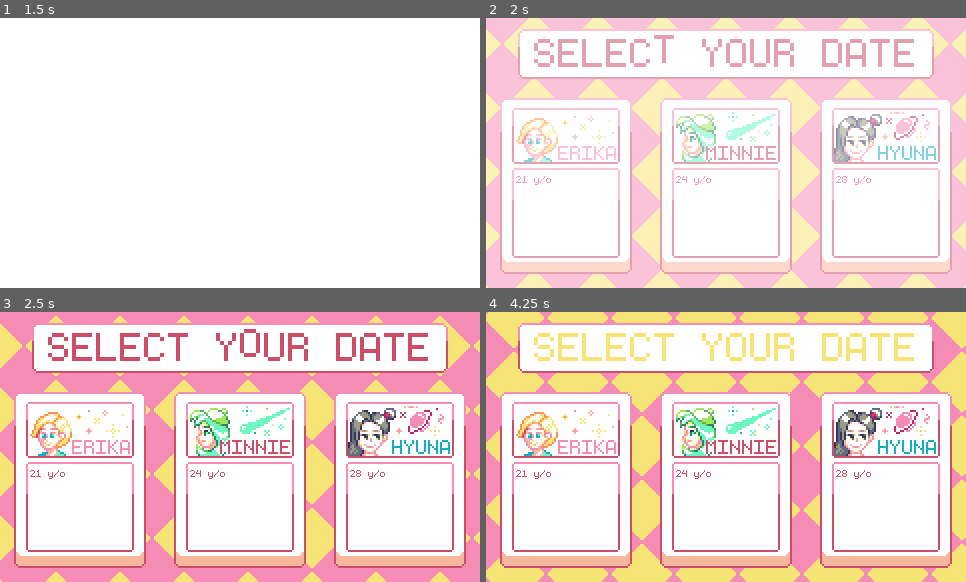
Above: before the commit, frames 1-4 (two rows, left to right).
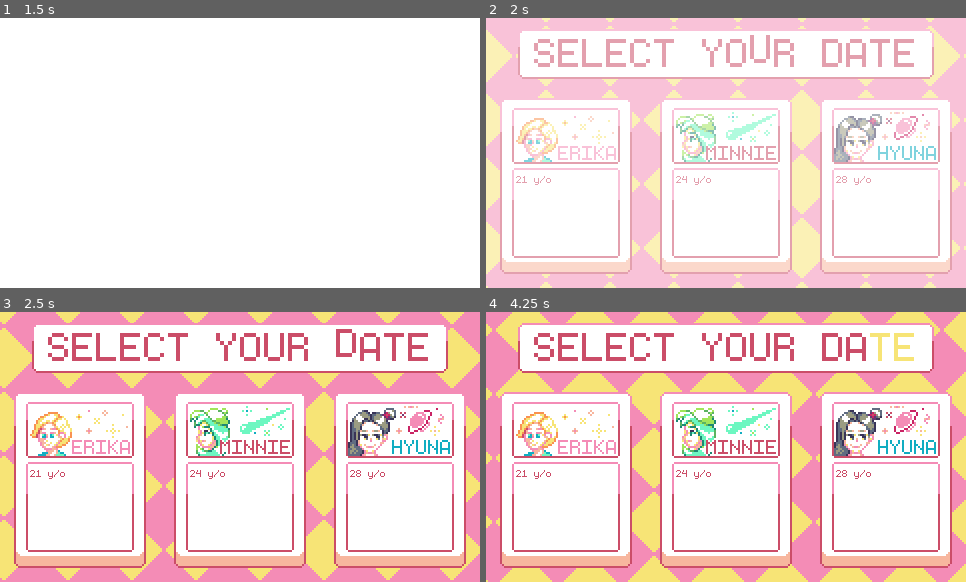
Above: after the commit, the same moments.

Repository: MaiGamesDev/PixelMate
Game: Godot game, scene res://Source/Main/StartMenu.tscn
Same seed, same stepped clock (60 frames per second), same inputs: the game is played once before the commit and once after it.
Inputs:
- Up to frame 1 (1.5 s): tap Enter (ui_accept) at 0.5, 0.77 s
- Up to frame 2 (2 s): tap Enter (ui_accept) at 1.52 s
- Up to frame 3 (2.5 s): click "21 y/o" at 2 s
- Up to frame 4 (4.25 s): click "24 y/o" at 2.75 s; click "28 y/o" at 3.5 s

Frame 1 is identical in both runs. In frame 2, 11% of the frame differs, in the area x 0-100%, y 0-100%; in frame 3, 11%; in frame 4, 13%.

Commit message:
"battle" source folder

Diff:
--- a/PM/Source/Main/BattleScene.tscn
+++ b/PM/Source/Battle/BattleScene.tscn
@@ -1,27 +1,27 @@
 [gd_scene load_steps=44 format=2]
 
-[ext_resource path="res://Art/Lucky/Battle Scene Assets/Battle Scene Button Placeholder 2x.png" type="Texture" id=1]
-[ext_resource path="res://Art/Lucky/Battle Scene Assets/Character Placeholder 2x.png" type="Texture" id=2]
-[ext_resource path="res://Art/Lucky/Battle Scene Assets/Opponent Stat Placeholder 2x.png" type="Texture" id=3]
+[ext_resource path="res://Art/Lucky/Battle Scene Assets/HeartCapsule-export.png" type="Texture" id=1]
+[ext_resource path="res://Resource/Font/monogram.ttf" type="DynamicFontData" id=2]
+[ext_resource path="res://Art/Lucky/Battle Scene Assets/Main Character Sprites-export.png" type="Texture" id=3]
 [ext_resource path="res://Art/Lucky/Battle Scene Assets/HP_bar_empty.png" type="Texture" id=4]
 [ext_resource path="res://Art/Lucky/Battle Scene Assets/battle_button.png" type="Texture" id=5]
-[ext_resource path="res://Art/Lucky/Battle Scene Assets/HP_bar_progress.png" type="Texture" id=6]
-[ext_resource path="res://Art/Lucky/Battle Scene Assets/battle_button2.png" type="Texture" id=7]
+[ext_resource path="res://Art/Lucky/Battle Scene Assets/Girls Sprites-export.png" type="Texture" id=6]
+[ext_resource path="res://Art/Lucky/Battle Scene Assets/Battle Scene Button Placeholder 2x.png" type="Texture" id=7]
 [ext_resource path="res://Art/Lucky/Battle Scene Assets/Main Character Stat Placeholder 2x.png" type="Texture" id=8]
 [ext_resource path="res://Art/Lucky/Battle Scene Assets/Battle Scene Background 2x.png" type="Texture" id=9]
-[ext_resource path="res://Art/Lucky/Battle Scene Assets/Battle Scene Footer 2x.png" type="Texture" id=10]
-[ext_resource path="res://Art/Lucky/Battle Scene Assets/Girls Sprites-export.png" type="Texture" id=11]
-[ext_resource path="res://Art/Lucky/Battle Scene Assets/Main Character Sprites-export.png" type="Texture" id=12]
-[ext_resource path="res://Resource/Font/monogram.ttf" type="DynamicFontData" id=13]
-[ext_resource path="res://Source/Main/BattleSystem.gd" type="Script" id=14]
-[ext_resource path="res://Art/Lucky/Battle Scene Assets/HeartCapsule-export.png" type="Texture" id=15]
+[ext_resource path="res://Art/Lucky/Battle Scene Assets/Character Placeholder 2x.png" type="Texture" id=10]
+[ext_resource path="res://Art/Lucky/Battle Scene Assets/Opponent Stat Placeholder 2x.png" type="Texture" id=11]
+[ext_resource path="res://Art/Lucky/Battle Scene Assets/HP_bar_progress.png" type="Texture" id=12]
+[ext_resource path="res://Art/Lucky/Battle Scene Assets/battle_button2.png" type="Texture" id=13]
+[ext_resource path="res://Art/Lucky/Battle Scene Assets/Battle Scene Footer 2x.png" type="Texture" id=14]
+[ext_resource path="res://Source/Battle/BattleSystem.gd" type="Script" id=15]
 
 [sub_resource type="AtlasTexture" id=1]
-atlas = ExtResource( 12 )
+atlas = ExtResource( 3 )
 region = Rect2( 0, 0, 96, 128 )
 
 [sub_resource type="AtlasTexture" id=2]
-atlas = ExtResource( 12 )
+atlas = ExtResource( 3 )
 region = Rect2( 0, 128, 96, 128 )
 
 [sub_resource type="SpriteFrames" id=3]
@@ -154,7 +154,7 @@
 } ]
 
 [node name="BattleScene" type="Node"]
-script = ExtResource( 14 )
+script = ExtResource( 15 )
 __meta__ = {
 "_edit_horizontal_guides_": [ 18.0, 17.0, 137.0 ],
 "_edit_vertical_guides_": [ 44.0, 206.0, 48.0, 258.0 ]
--- a/PM/Source/Chat/ChatRoom.tscn
+++ b/PM/Source/Chat/ChatRoom.tscn
@@ -130,7 +130,7 @@
 position = Vector2( 325, 84 )
 frames = SubResource( 12 )
 animation = "typing"
-frame = 2
+frame = 1
 playing = true
 
 [node name="GirlPortrait" type="AnimatedSprite" parent="."]
--- a/PM/Source/Main/LevelSelect.tscn
+++ b/PM/Source/Main/LevelSelect.tscn
@@ -211,14 +211,13 @@
 
 [node name="BackGround" type="AnimatedSprite" parent="."]
 frames = SubResource( 17 )
-frame = 13
 playing = true
 centered = false
 
 [node name="SelectTitle" type="AnimatedSprite" parent="."]
 position = Vector2( 240, 36 )
 frames = SubResource( 39 )
-frame = 9
+frame = 12
 playing = true
 
 [node name="AnimationPlayer" type="AnimationPlayer" parent="."]
Not shown: 11 places in PM/Source/Battle/BattleScene.tscn that only renumber resources
Renamed: PM/Source/Main/BattleSystem.gd -> PM/Source/Battle/BattleSystem.gd
